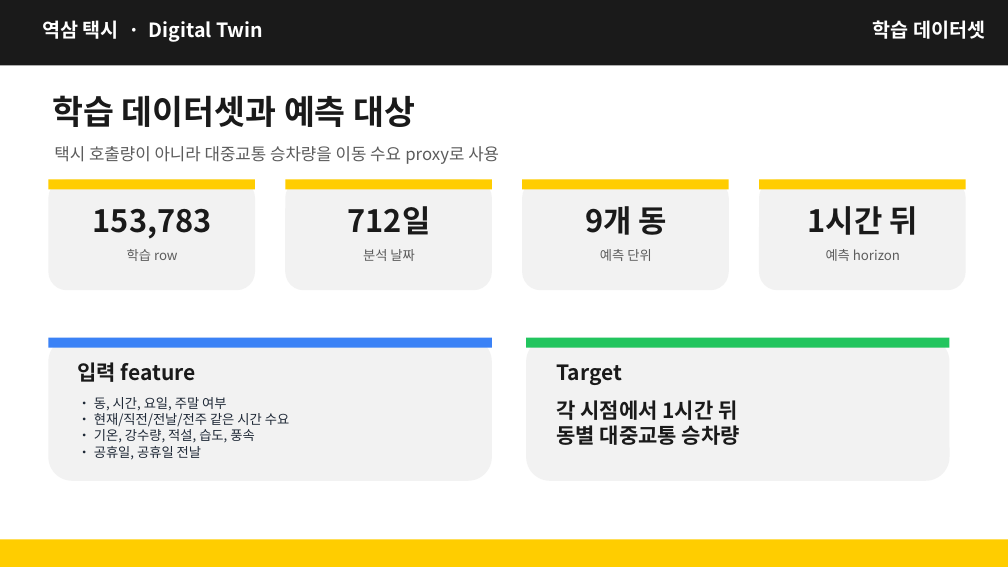
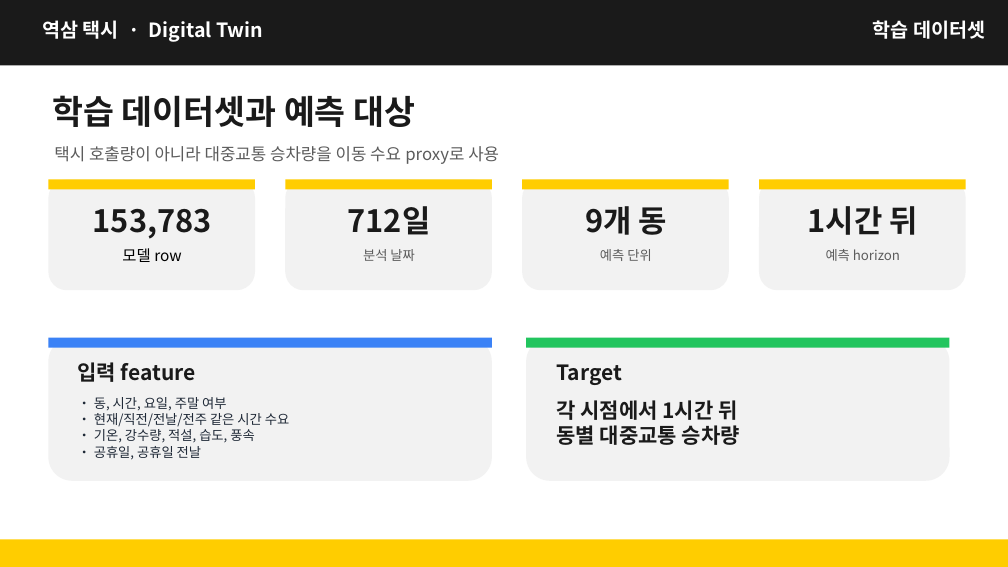
Before and after one commit to kimcanal/yeoksam-taxi, a slide deck: slide 10 of public/a-eye-presentation/A-Eye_midterm_data_collection_forecast.pptx. Drawn at 1008x567 pixels with LibreOffice and Linux fonts; fonts in the diff are those of the drawing. Boxes give left, top, right and bottom in pixels: in the first picture for what was removed or moved away, otherwise in the second. Text is boxed around its words. In the diff, an @@ line names an element or a change of style, - is before the commit and + after.

```diff
--- a/public/a-eye-presentation/A-Eye_midterm_data_collection_forecast.pptx
+++ b/public/a-eye-presentation/A-Eye_midterm_data_collection_forecast.pptx
@@ text at box(122, 248, 181, 262): text changed; size 9.5 to 11 pt; text colour #5C5C5C to #000000 @@
-학습 row
+모델 row
```
Also in this commit, not shown: 4 other slides changed.
